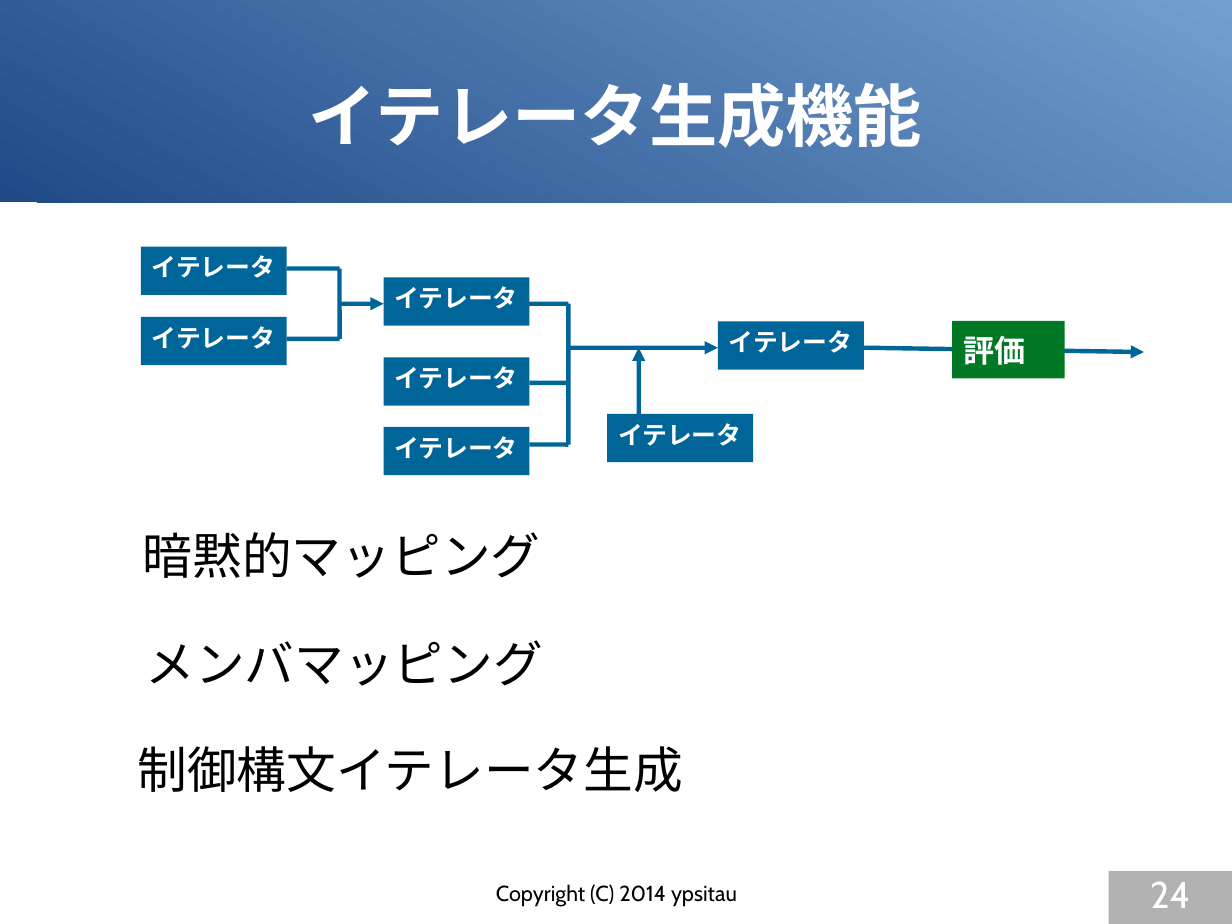
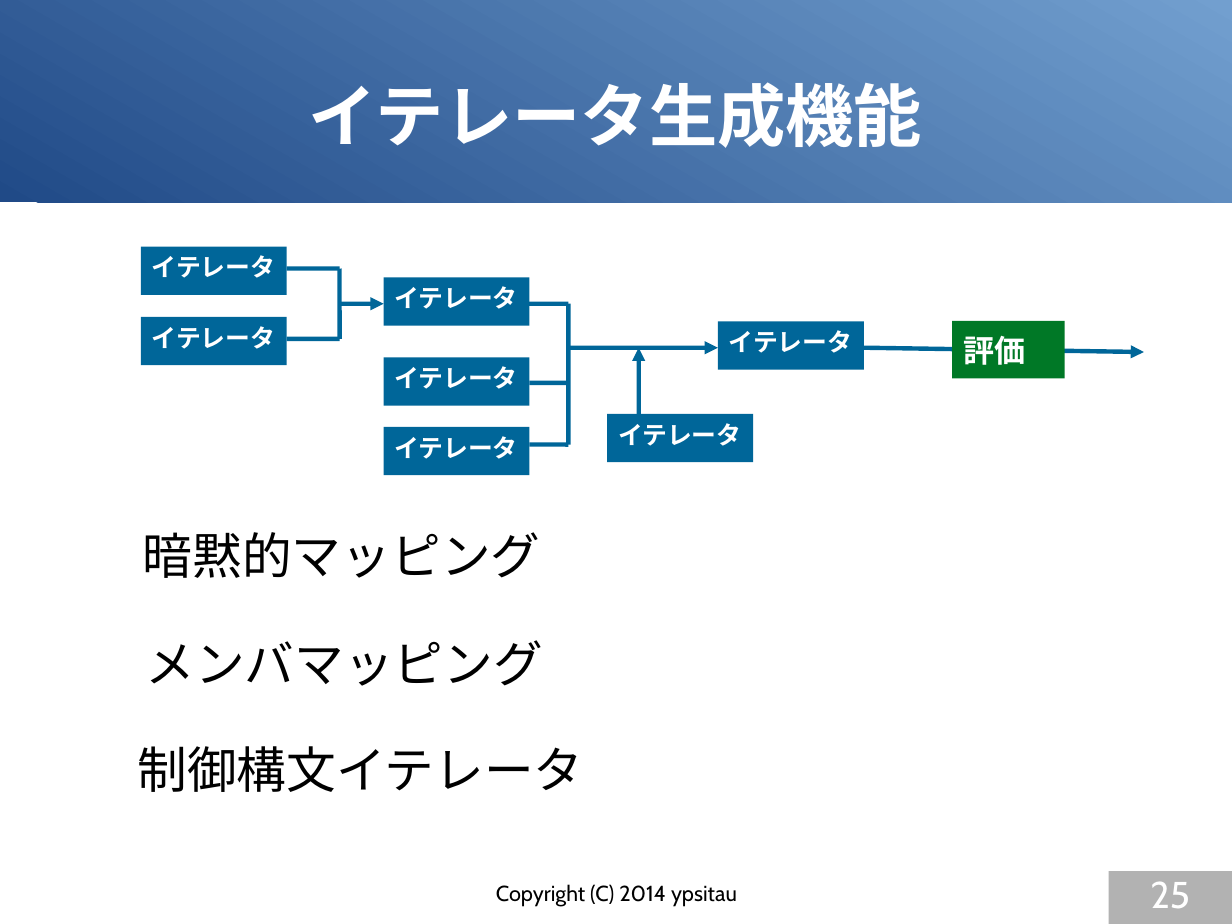
Before and after one commit to gura-lang/gura-doc, a slide deck: slide 25 of presentation/gura-introduction.odp (slide 24 before the commit). Drawn at 1232x924 pixels with LibreOffice and Linux fonts; fonts in the diff are those of the drawing. Boxes give left, top, right and bottom in pixels: in the first picture for what was removed or moved away, otherwise in the second. Text is boxed around its words. In the diff, an @@ line names an element or a change of style, - is before the commit and + after.

```diff
--- a/presentation/gura-introduction.odp
+++ b/presentation/gura-introduction.odp
@@ text at [137, 746, 583, 792]: text changed @@
-制御構文イテレータ生成
+制御構文イテレータ
@@ page number at [1150, 881, 1190, 908]: text changed @@
-24
+25
```
Also in this commit, not shown: 7 other slides changed, 2 slides added, 1 slide removed.
